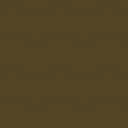
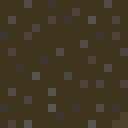
Comparing the layer stacks of the two 128x128 images. Changes:
added layer "Soil SPUD path corner" above "Soil SPUD path top" over [0, 0, 128, 128]
added layer "Soil SPUD path top" above "Soil SPUD path" over [0, 0, 128, 128]
added layer "Soil SPUD path" above "Soil SPUD" over [0, 0, 128, 128]
added layer "Soil SPUD" above "Soil middle" over [0, 0, 128, 128]
